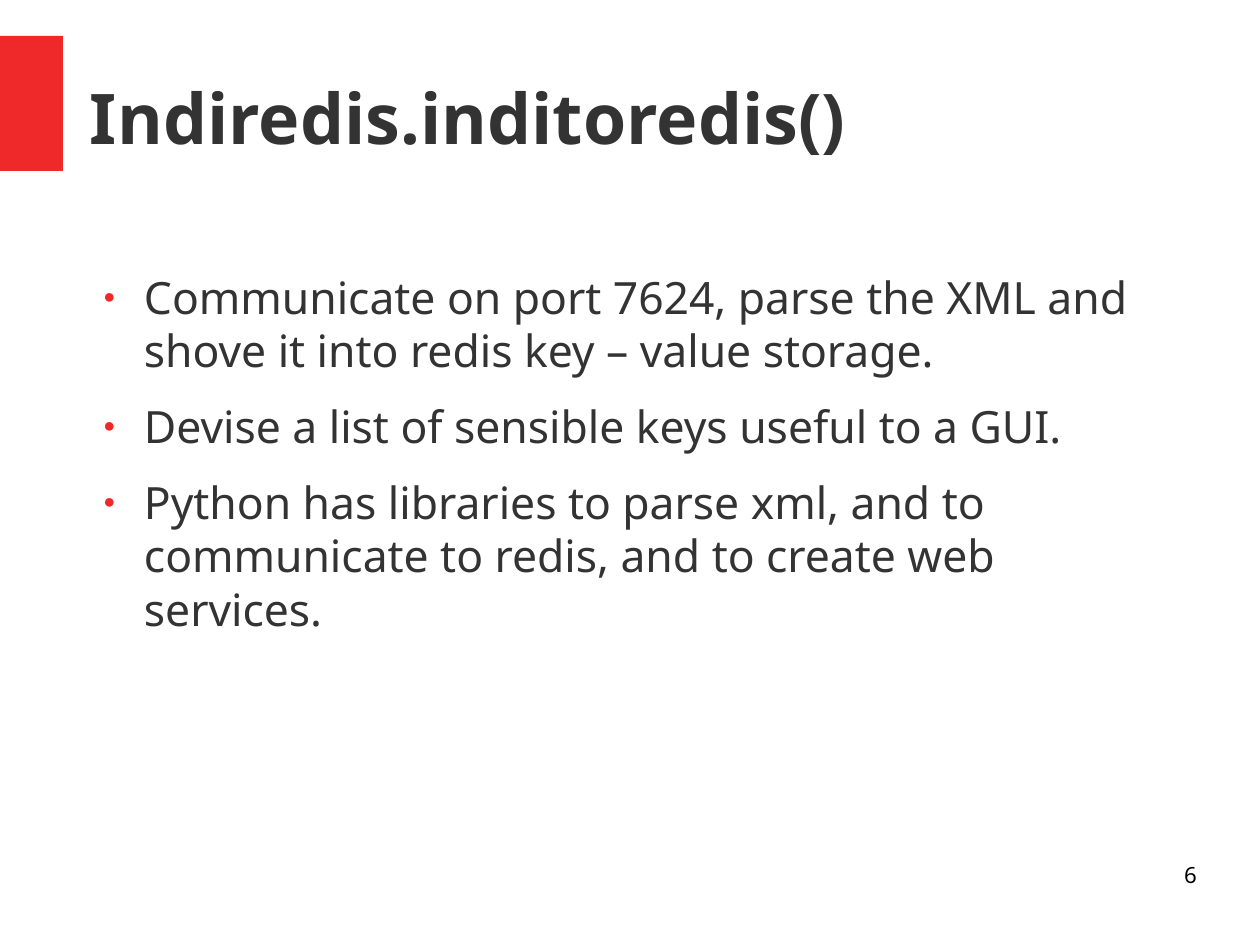
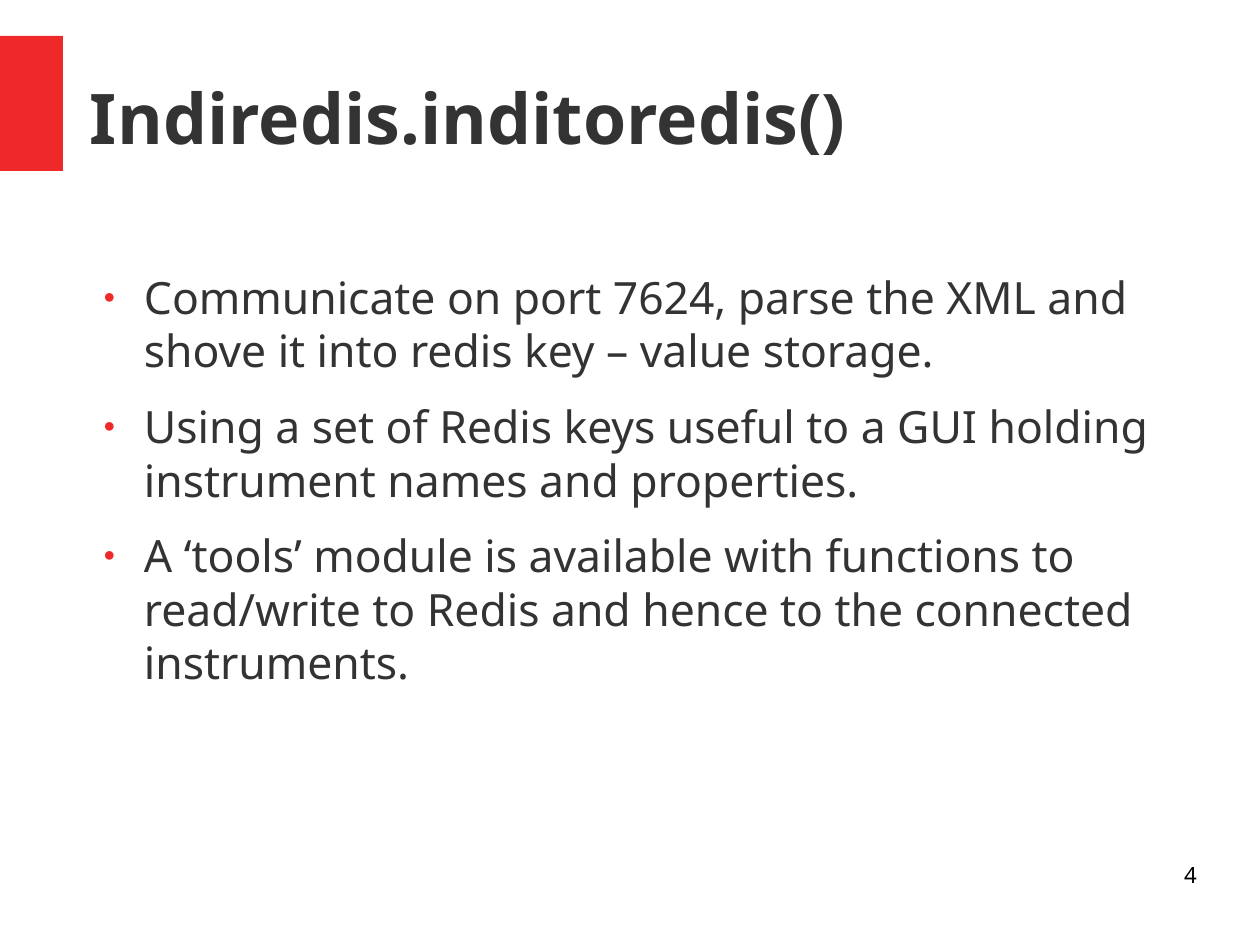
Before and after one commit to bernie-skipole/indi, a slide deck: slide 4 of indislides.odp (slide 6 before the commit). Drawn at 1260x945 pixels with LibreOffice and Linux fonts; fonts in the diff are those of the drawing. Boxes give left, top, right and bottom in pixels: in the first picture for what was removed or moved away, otherwise in the second. Text is boxed around its words. In the diff, an @@ line names an element or a change of style, - is before the commit and + after.

Commit message:
working on slides

```diff
--- a/indislides.odp
+++ b/indislides.odp
@@ text at box(144, 409, 1148, 680): text changed @@
-● Devise a list of sensible keys useful to a GUI.
-● Python has libraries to parse xml, and to communicate to redis, and to create web services.
+● Using a set of Redis keys useful to a GUI holding instrument names and properties.
+● A ‘tools’ module is available with functions to read/write to Redis and hence to the connected instruments.
@@ page number at box(1184, 867, 1197, 883): text changed @@
-6
+4
```
Also in this commit, not shown: 5 other slides changed, 1 slide added, 1 slide removed.
